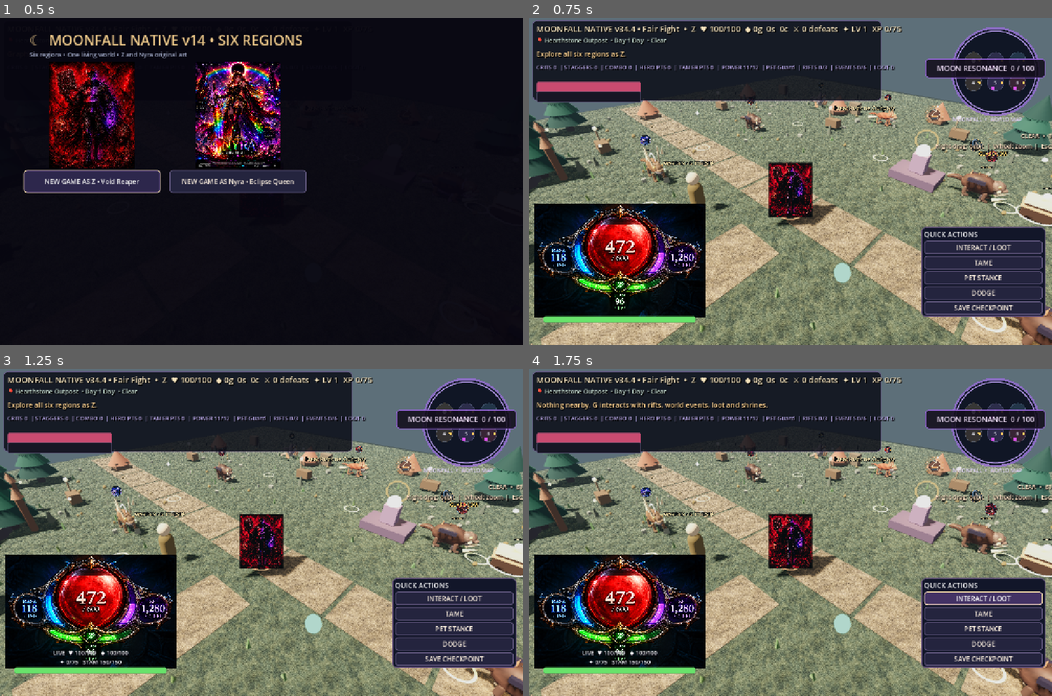
Above: before the commit, frames 1-4 (two rows, left to right).
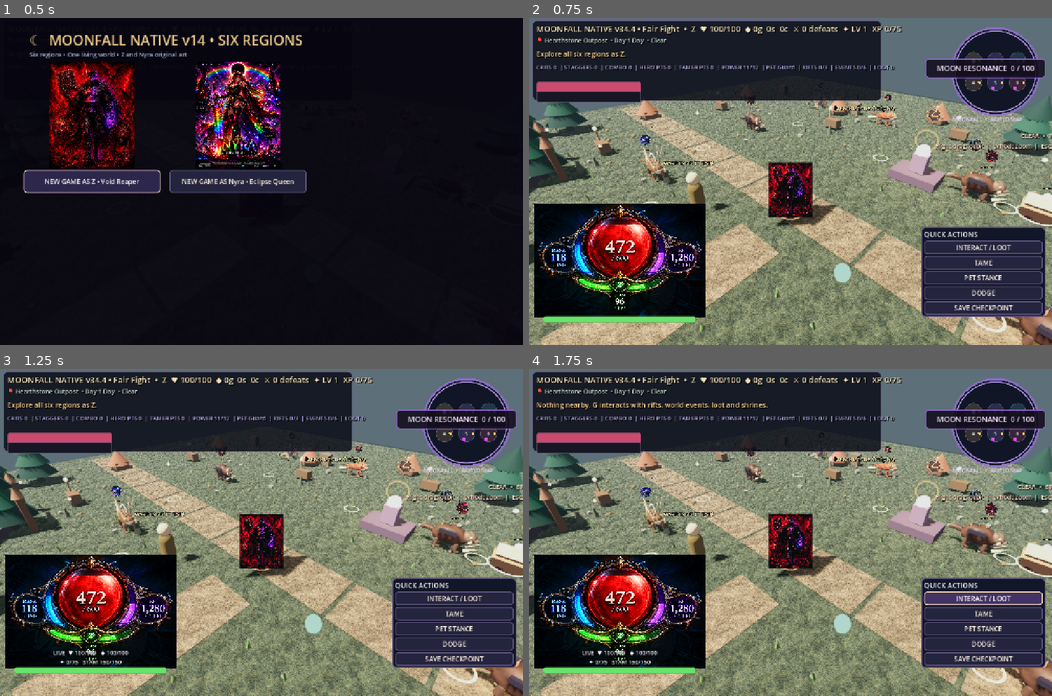
Above: after the commit, the same moments.

Repository: ericgantor-cyber/Moonfall
Game: Godot game, scene res://scenes/main.tscn
The game is run twice, just before and just after one commit, with the same random seed, the same clock (stepped at 60 frames per second) and the same inputs.
Inputs:
- Up to frame 1 (0.5 s): no input
- Up to frame 2 (0.75 s): click "NEW GAME AS Z • Void Reaper" at 0.5 s
- Up to frame 3 (1.25 s): no input
- Up to frame 4 (1.75 s): click "INTERACT / LOOT" at 1.25 s

Frame 1 is identical in both runs. In frame 2, less than 0.1% of the frame differs, in the area x 86-92%, y 40-43%; in frame 3, less than 0.1%; in frame 4, less than 0.1%.

Commit message:
feat: activate magic, agility and survival talent bonuses

Diff:
--- a/godot-v38/scripts/native_v38_0.gd
+++ b/godot-v38/scripts/native_v38_0.gd
@@ -433,7 +433,8 @@
  if mounted or ability_cooldown>0.0:
   super._spell(which)
   return
- var cost:float=15.0 if which=="dash" else 25.0 if which=="nova" else 30.0
+ var base_cost:float=15.0 if which=="dash" else 25.0 if which=="nova" else 30.0
+ var cost:float=maxf(5.0,base_cost-2.0*float(v398_ranks.get("magic_focus",0))-3.0*float(v398_ranks.get("magic_mastery",0)))
  if v385_mana<cost:
   _show_message("Not enough mana! Need "+str(roundi(cost))+".",1.3)
   return
@@ -446,11 +447,12 @@
  if mounted or dodge_cooldown>0.0:
   super._dodge()
   return
- if v387_stamina<V387_DODGE_COST:
+ var dodge_cost:float=maxf(12.0,V387_DODGE_COST-2.0*float(v398_ranks.get("agility_footwork",0))-4.0*float(v398_ranks.get("agility_airborne",0)))
+ if v387_stamina<dodge_cost:
   _show_message("Not enough stamina to dodge.",1.0)
   return
  # Charge stamina only when the dodge is eligible to start.
- v387_stamina-=V387_DODGE_COST
+ v387_stamina-=dodge_cost
  v387_stamina_regen_wait=V387_STAMINA_REGEN_DELAY
  super._dodge()
 
@@ -526,13 +528,13 @@
 func _process(delta:float)->void:
  super._process(delta)
  if hero_playing and not death_active and not menu_open:
-  v385_mana=minf(V385_MAX_MANA,v385_mana+V385_MANA_REGEN*maxf(0.0,delta))
+  v385_mana=minf(V385_MAX_MANA,v385_mana+(V385_MANA_REGEN+0.75*float(v398_ranks.get("magic_focus",0)))*maxf(0.0,delta))
   var stamina_step:float=maxf(0.0,delta)
   if v387_stamina_regen_wait>0.0:
    var delay_used:float=minf(v387_stamina_regen_wait,stamina_step)
    v387_stamina_regen_wait-=delay_used
    stamina_step-=delay_used
-  if stamina_step>0.0:v387_stamina=minf(V387_MAX_STAMINA,v387_stamina+V387_STAMINA_REGEN*stamina_step)
+  if stamina_step>0.0:v387_stamina=minf(V387_MAX_STAMINA,v387_stamina+(V387_STAMINA_REGEN+1.5*float(v398_ranks.get("survival_fortitude",0)))*stamina_step)
  if is_instance_valid(v384_vitals_panel):
   var vitals_visible:bool=hero_playing and not death_active and not menu_open
   v384_vitals_panel.visible=vitals_visible
